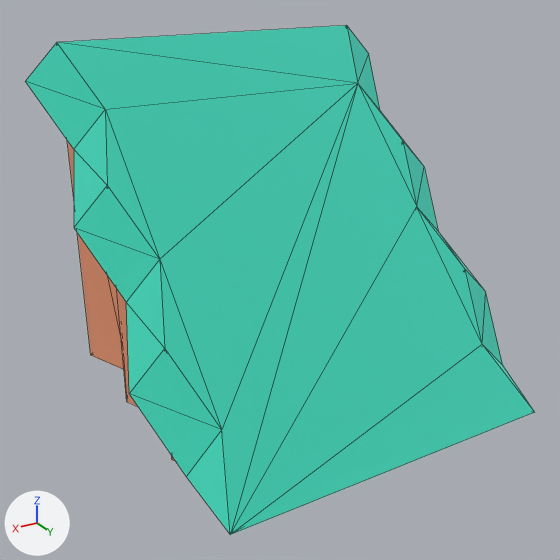
What one commit did to the glTF model maps/world/.stores/model-library/kenney/nature-kit/cliff_blockSlope_rock.glb.
Rendered twice from a 50 mm lens placed at (1.132, 1.775, 1.198), pointed at (0.078, 0.019, 0.319). Arrows for +X, +Y and +Z are at lower left; the lights stay in place. The older version comes first. Mesh edges are drawn as thin lines. Where no turn or scale is listed for an object, it has been applied to the vertices.

Before the edit, the objects in view are built like this:
```python
mat_dirt = principled_material('dirt')
mat_dirt.base_color = (0.886, 0.514, 0.341)  # beige #f2be9e
mat_dirt.metallic = 1.0
mat_dirt.roughness = 1.0
mat_grass = principled_material('grass')
mat_grass.base_color = (0.173, 0.847, 0.722)  # cyan #73eddd
mat_grass.metallic = 1.0
mat_grass.roughness = 1.0
me_mesh_cliff_blockslope_rock = bpy.data.meshes.new('Mesh cliff_blockSlope_rock')
me_mesh_cliff_blockslope_rock.from_pydata(...)  # 38 vertices, 70 faces; spans x -0.6..0.6, y -0.5..0.5, z 0.0..1.0
# faces by material slot: [36, 34]
me_mesh_cliff_blockslope_rock.materials.append(mat_dirt)  # beige #f2be9e
me_mesh_cliff_blockslope_rock.materials.append(mat_grass)  # cyan #73eddd
ob_cliff_blockslope_rock = bpy.data.objects.new('cliff_blockSlope_rock', me_mesh_cliff_blockslope_rock)
ob_cliff_blockslope_rock.location = (0.0, 0.0, -0.05)
```
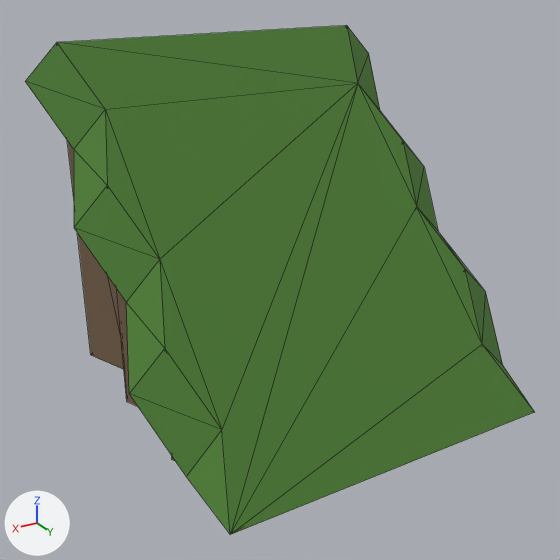
Boxes (x1, y1, x2, y2) around the edits, measured in the pictures (560 x 560 px):
'cliff_blockSlope_rock', recoloured, surface changed (cyan to dark green)
    both: (25, 25, 534, 535)

Edits to the bpy script that builds the scene:
```text
Change mat_dirt:
    mat_dirt.metallic: 1.0 -> 0.0
    mat_dirt.base_color: (0.886, 0.514, 0.341) -> (0.18, 0.12, 0.07)  # beige #f2be9e -> brown #76614b
Change mat_grass:
    mat_grass.metallic: 1.0 -> 0.0
    mat_grass.base_color: (0.173, 0.847, 0.722) -> (0.069, 0.195, 0.03)  # cyan #73eddd -> dark green #4a7a30
Remove ob_tmpparent:
    ob_tmpparent = bpy.data.objects.new('tmpParent', None)
    ob_tmpparent.location = (0.0, 0.0, 0.0)
```
